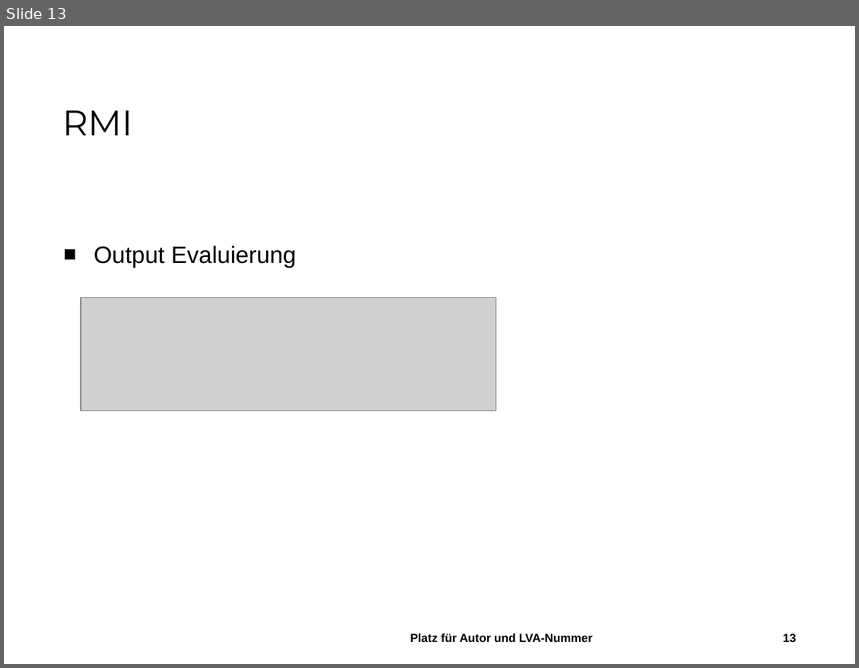
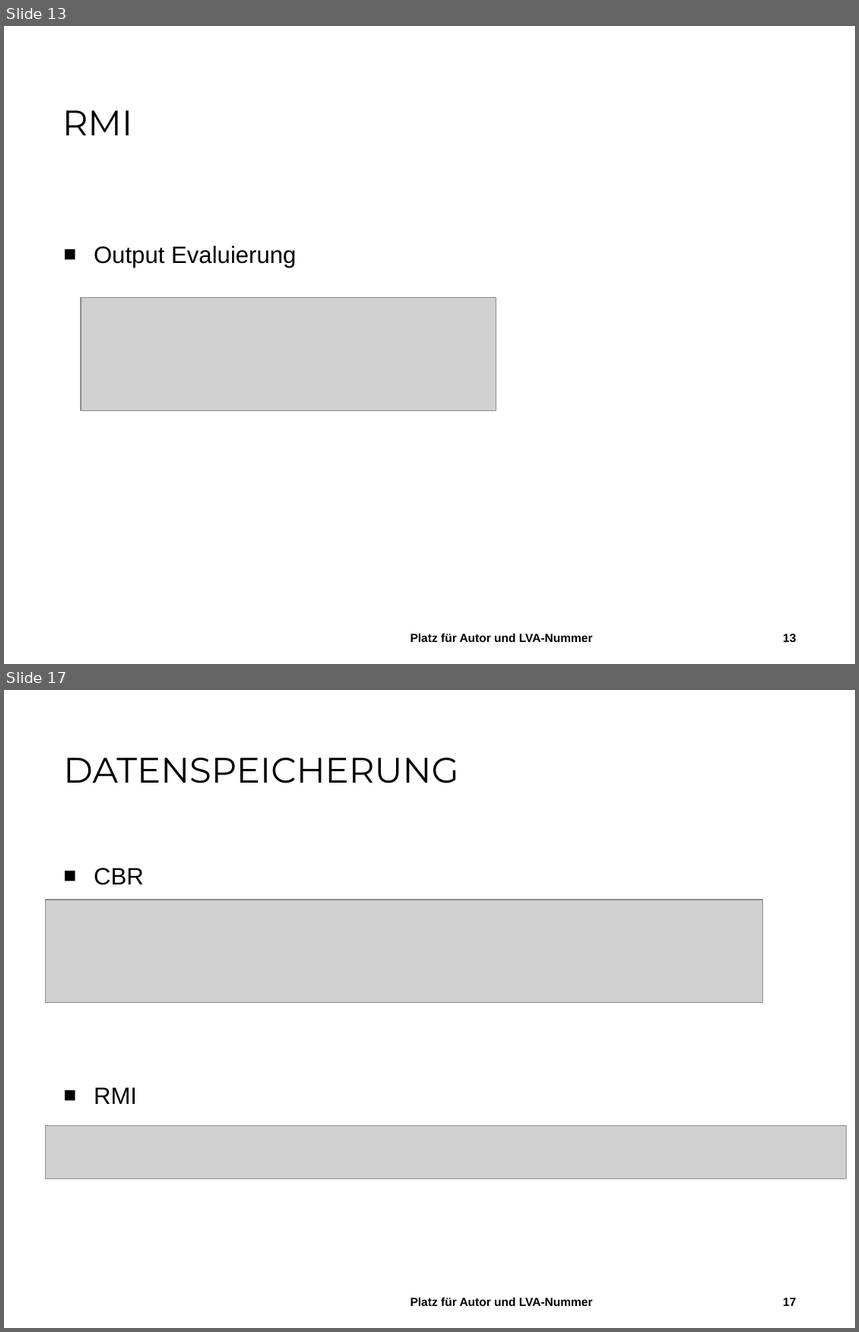
Before and after one commit to aistleithnera/258321_DKE_PR, a slide deck: Dokumente/Abschlusspräsentation/Abschlusspräsentation.pptx. Shown one above the other, each under a label of ours: slide 13 before the commit, slides 13 and 17 after it; the slides between them are not shown. The pictures are 859x668 and 859x1332 pixels, drawn with LibreOffice and Linux fonts; fonts in the diff are those of the drawing; grey boxes stand for pictures; background and template pictures are left out. Boxes give left, top, right and bottom in pixels: in the first picture for what was removed or moved away, otherwise in the second. Text is boxed around its words. In the diff, an @@ line names an element or a change of style, - is before the commit and + after.

```diff
--- a/Dokumente/Abschlusspräsentation/Abschlusspräsentation.pptx
+++ b/Dokumente/Abschlusspräsentation/Abschlusspräsentation.pptx
@@ slide 17 added at (4,690,855,1328), background #FFFFFF @@
@@ title added at (63,758,458,783), 30 pt, text #000000 @@
+DATENSPEICHERUNG
@@ text added at (94,868,144,1104), 20 pt, text #000000 @@
+■ CBR
+■ RMI
@@ picture added at (46,900,763,1002) @@
@@ picture added at (46,1125,847,1179) @@
@@ text added at (411,1297,593,1306), 10 pt, text #000000, bold @@
+Platz für Autor und LVA-Nummer
@@ page number added at (783,1298,796,1306), 10 pt, text #000000, bold @@
+17
```
Also in this commit, not shown: 2 slides changed, 3 other slides added.
